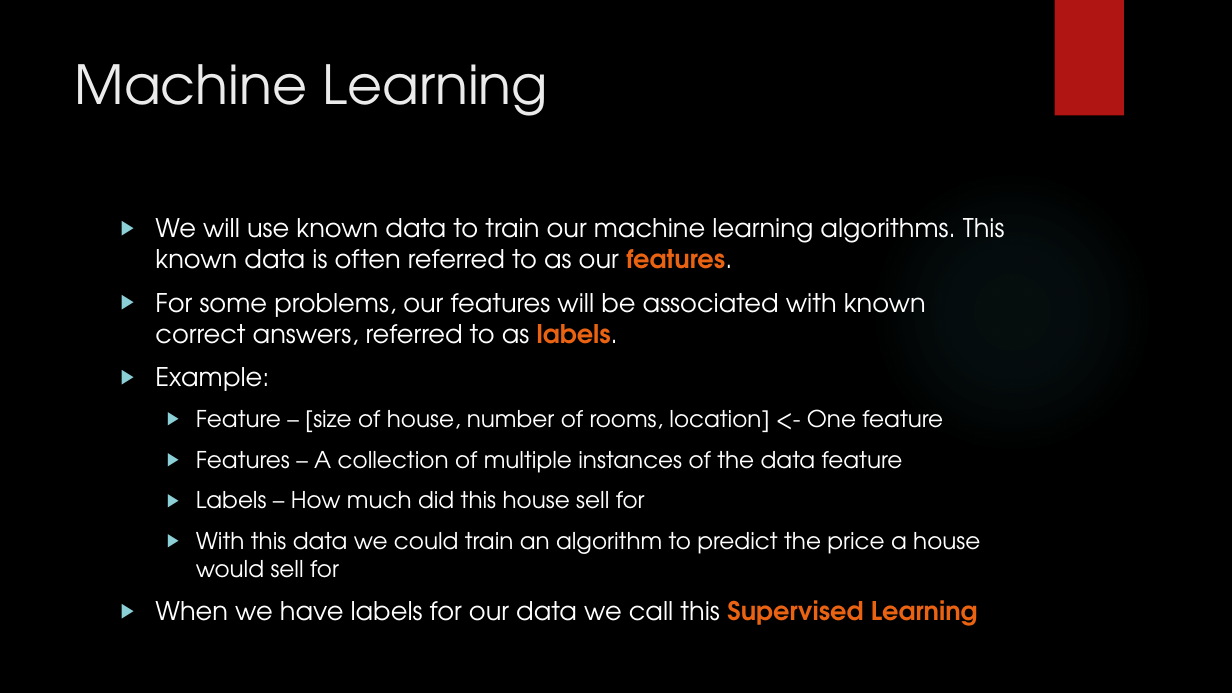
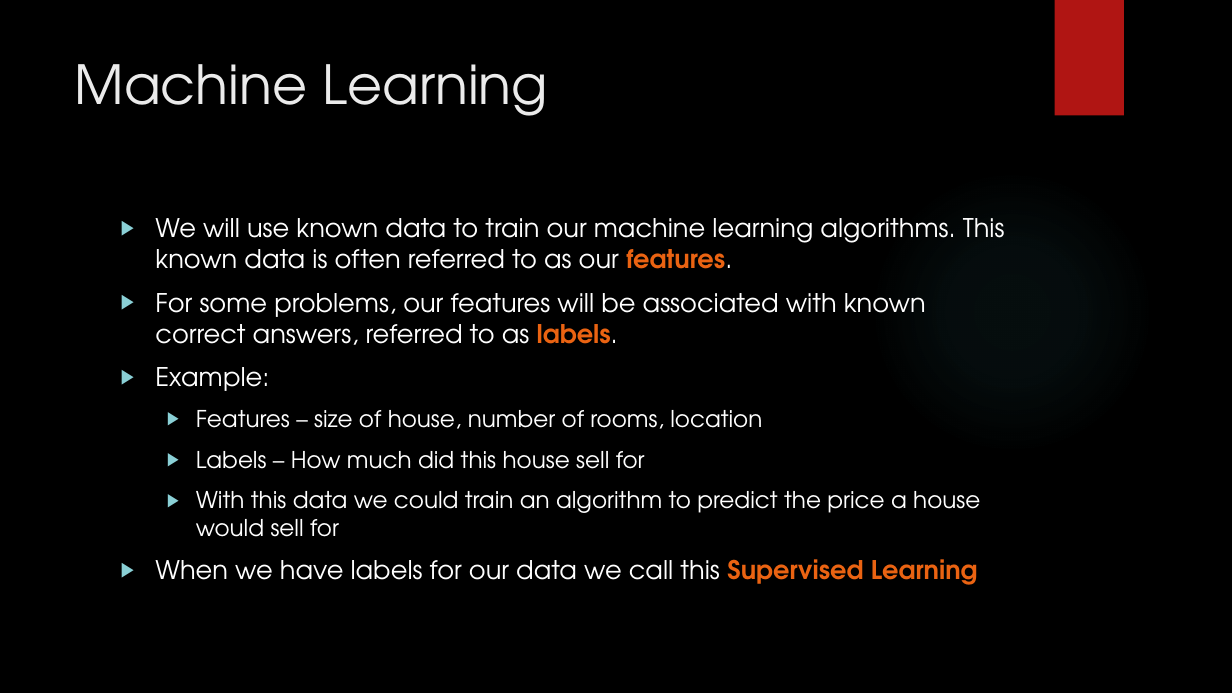
Before and after one commit to FleepyBeepy/Artificial-Intelligence, a slide deck: slide 4 of Lecture Slides/Basics of Machine Learning.pptx. Drawn at 1232x693 pixels with LibreOffice and Linux fonts; fonts in the diff are those of the drawing; background and template pictures are left out. Boxes give left, top, right and bottom in pixels: in the first picture for what was removed or moved away, otherwise in the second. Text is boxed around its words. In the diff, an @@ line names an element or a change of style, - is before the commit and + after.

```diff
--- a/Lecture Slides/Basics of Machine Learning.pptx
+++ b/Lecture Slides/Basics of Machine Learning.pptx
@@ text at (196, 410, 762, 429): text changed @@
-  ▶ Feature – [size of house, number of rooms, location] <- One feature
-  ▶ Features – A collection of multiple instances of the data feature
+  ▶ Features – size of house, number of rooms, location
```
Also in this commit, not shown: 1 other slide changed, 2 other files.
